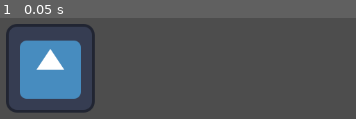
Above: before the commit, frame 1.
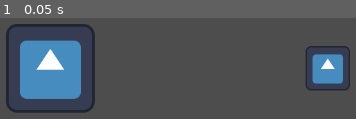
Above: after the commit, the same moment.

Repository: K2rlXYZ/UT-GameJam-23
Game: Godot game, scene res://Scenes/sandbox.tscn
Two runs of this game, one before a commit and one after it. Both use one fixed random seed, a clock stepped at 60 frames per second and the inputs below. The project has no main scene, so this scene is started directly. The engine's default icon, where the game draws it, is replaced by a stand-in: a white triangle on a blue panel in a dark square.
Inputs:
- Up to frame 1 (0.05 s): no input

The runs differ from the first frame. In frame 1, 3.3% of the frame differs, in the area x 85-99%, y 27-72%.

Commit message:
General pickaxe node

Diff:
--- a/Scenes/sandbox.tscn
+++ b/Scenes/sandbox.tscn
@@ -1,9 +1,12 @@
-[gd_scene load_steps=3 format=3 uid="uid://btwiwj6rr37q7"]
+[gd_scene load_steps=4 format=3 uid="uid://btwiwj6rr37q7"]
 
 [ext_resource type="Texture2D" uid="uid://ua0impr5pswu" path="res://icon.svg" id="1_5sngt"]
 
 [sub_resource type="RectangleShape2D" id="RectangleShape2D_0a1oi"]
 size = Vector2(120, 120)
+
+[sub_resource type="RectangleShape2D" id="RectangleShape2D_akxpb"]
+size = Vector2(60, 60)
 
 [node name="Sandbox" type="Node2D"]
 
@@ -18,3 +21,13 @@
 
 [node name="CollisionShape2D_PlayerCharacter" type="CollisionShape2D" parent="Area2D_PlayerCharacter"]
 shape = SubResource("RectangleShape2D_0a1oi")
+
+[node name="Area2D_Pickaxe" type="Area2D" parent="."]
+position = Vector2(500, 100)
+
+[node name="Sprite2D_Pickaxe" type="Sprite2D" parent="Area2D_Pickaxe"]
+scale = Vector2(0.5, 0.5)
+texture = ExtResource("1_5sngt")
+
+[node name="CollisionShape2D_Pickaxe" type="CollisionShape2D" parent="Area2D_Pickaxe"]
+shape = SubResource("RectangleShape2D_akxpb")
